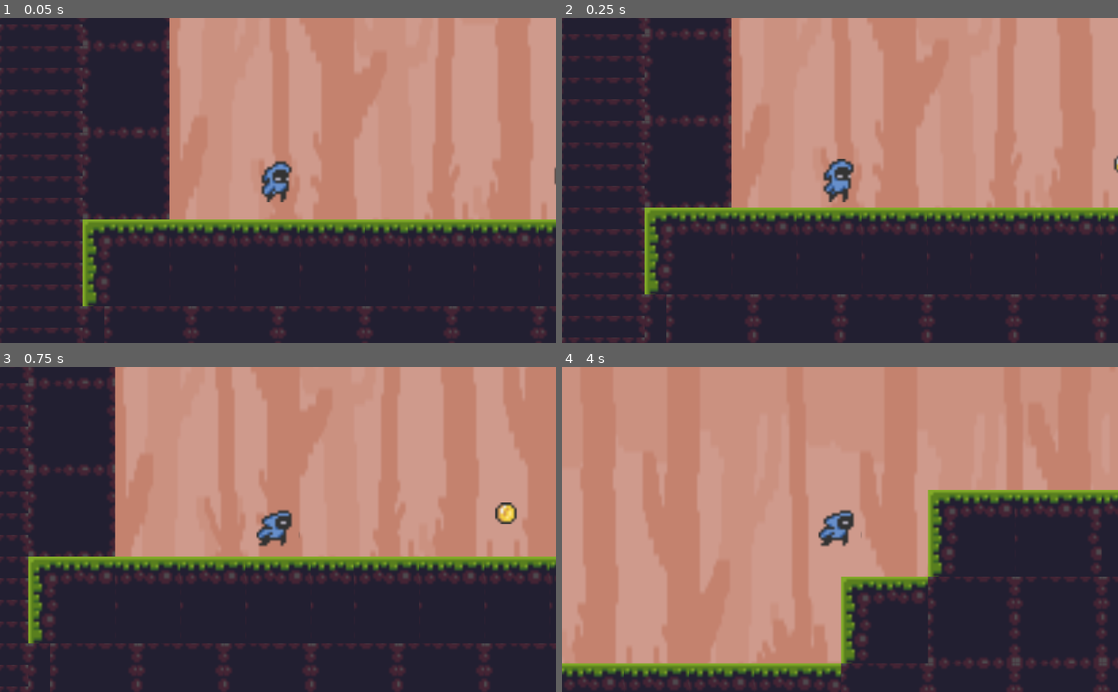
Above: before the commit, frames 1-4 (two rows, left to right).
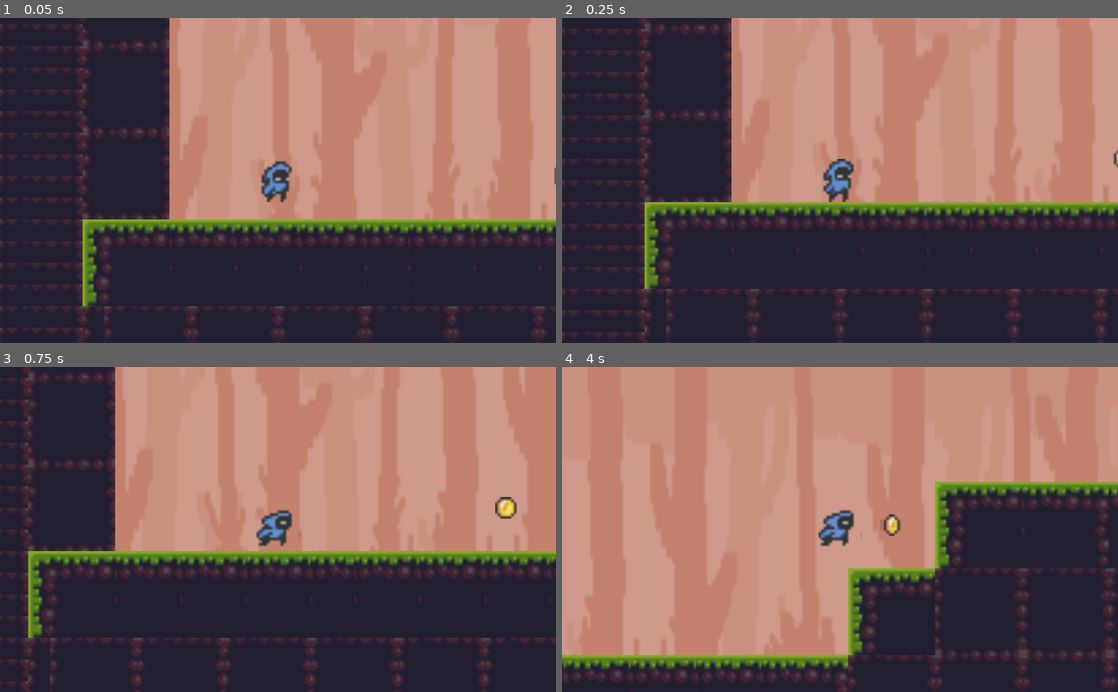
Above: after the commit, the same moments.

Repository: Yohanna99/Platformer
Game: Godot game, scene res://world.tscn
Same seed, same stepped clock (60 frames per second), same inputs: the game is played once before the commit and once after it.
Inputs:
- Up to frame 1 (0.05 s): no input
- Up to frame 2 (0.25 s): no input
- Up to frame 3 (0.75 s): hold Right (ui_right) from 0.53 s (still down)
- Up to frame 4 (4 s): tap Up (ui_up) at 0.77, 1.52, 3.02, 3.77 s; release Right (ui_right) at 2.03 s; hold Left (ui_left) 2.03-2.78 s; hold Right (ui_right) from 2.78 s (still down)

Frame 1 is identical in both runs. In frame 2, 12% of the frame differs, in the area x 0-100%, y 0-100%; in frame 3, 11%; in frame 4, 19%, in the area x 0-100%, y 12-100%.

Commit message:
Changed collider to rectangle in order to fix 'halfway slip'

Diff:
--- a/platformer/world.tscn
+++ b/platformer/world.tscn
@@ -107,7 +107,8 @@
 "speed": 6.0
 } ]
 
-[sub_resource type="CircleShape2D" id=18]
+[sub_resource type="RectangleShape2D" id=18]
+extents = Vector2( 8, 8 )
 
 [sub_resource type="ConvexPolygonShape2D" id=19]
 points = PoolVector2Array( 0, 0, 32, 0, 32, 32, 0, 32 )
